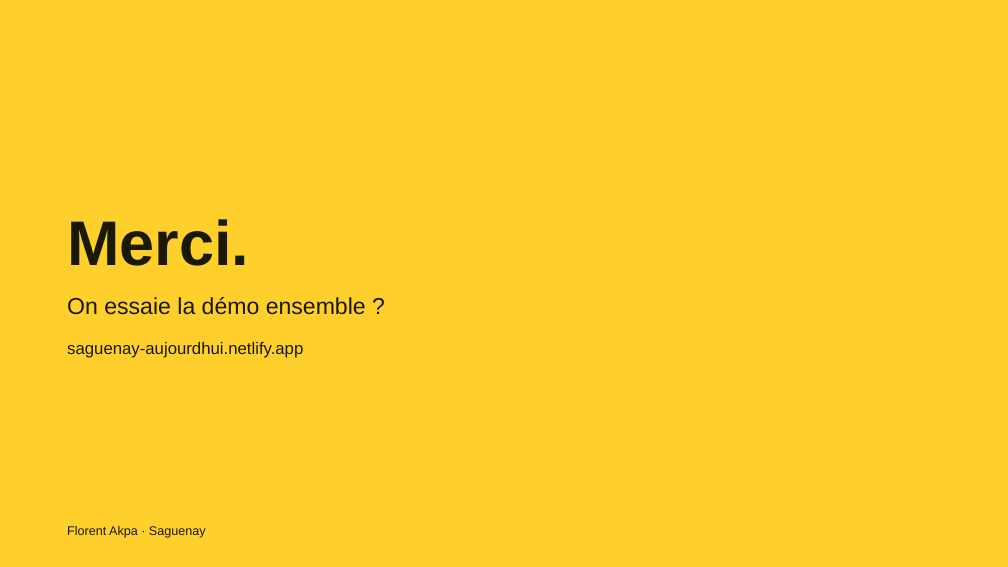
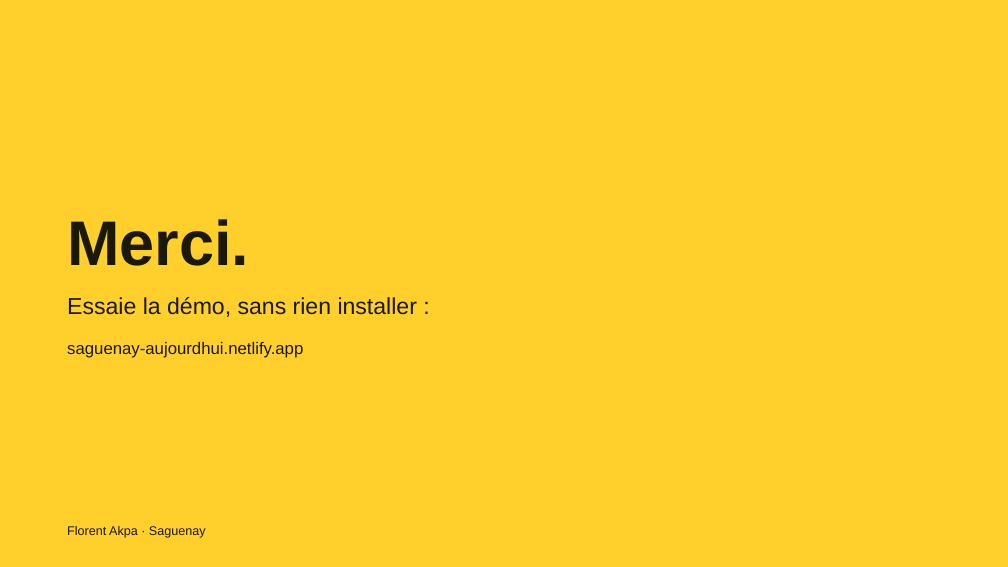
Before and after one commit to gotflo/saguenay_aujourdhui, a slide deck: slide 24 of Saguenay-Aujourdhui.pptx (slide 18 before the commit). Drawn at 1008x567 pixels with LibreOffice and Linux fonts; fonts in the diff are those of the drawing. Boxes give left, top, right and bottom in pixels: in the first picture for what was removed or moved away, otherwise in the second. Text is boxed around its words. In the diff, an @@ line names an element or a change of style, - is before the commit and + after.

Commit message:
Une présentation qui se comprend sans présentateur
24 diapos avec de vraies captures de l'app : l'essentiel en 30 secondes,
les maisons éparpillées, ce qui est nouveau, les douze sources, le widget,
les alertes, les travaux et voies fermées, l'achalandage des urgences, le
bus, l'assistant, les proches et ce que l'app évite au quotidien.

```diff
--- a/Saguenay-Aujourdhui.pptx
+++ b/Saguenay-Aujourdhui.pptx
@@ text at (x1=67, y1=297, x2=417, y2=317): text changed @@
-On essaie la démo ensemble ?
+Essaie la démo, sans rien installer :
```
Also in this commit, not shown: 3 other slides changed, 17 slides added, 11 slides removed.
